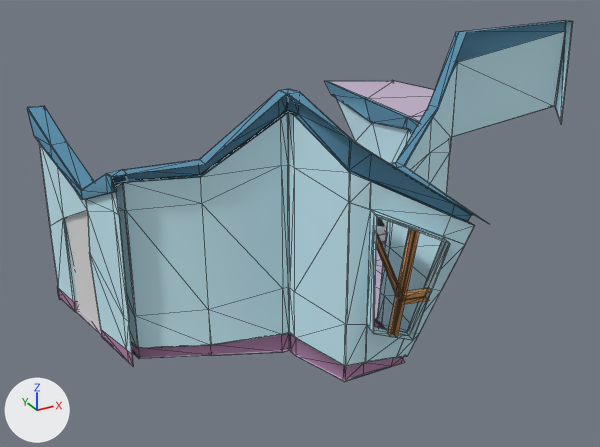
The FBX model Assets/Art/Environment/Child_Room.fbx, before and after one commit.
Both versions are drawn from a 50 mm camera at (-14.6, -25.2, 10.7) aimed at (-0.9, -0.3, -1.8). The axes (+X, +Y, +Z) are drawn at lower left. The lights are the same throughout. Mesh edges are drawn as thin lines on the coarser meshes. Where no turn or scale is listed for an object, it has been applied to the vertices. Vertices at the same position are counted once.

Names of what the first picture shows: 'Child_Room', 'Puerta'.
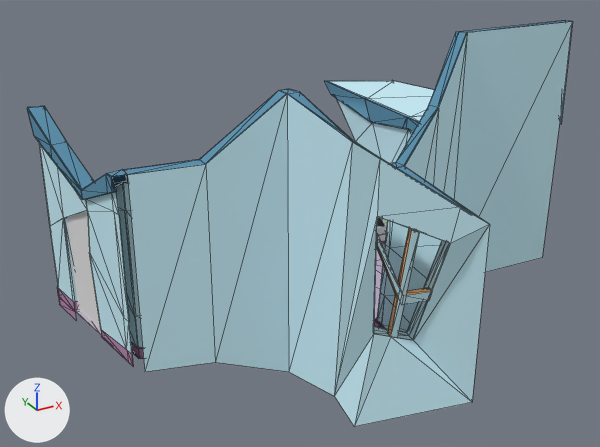
Where the change shows, as pixel boxes (x1, y1, x2, y2) in the pictures (600 x 447 px):
'Child_Room', reshaped (12% taller): before (27, 21, 573, 382); after (27, 21, 573, 427)
part 1 of me_mesh, added (cyan): after (128, 21, 573, 427)
part 2 of me_mesh, added: after (58, 296, 76, 320)
part 3 of me_mesh, recoloured (grey to cyan): (329, 81, 434, 121) in both
part 4 of me_mesh, recoloured (blue): before (457, 22, 566, 62)

What the commit changed:
me_mesh is used by ob_child_room; location (0.0, 0.0, 0.0).
Verts and faces of me_mesh; kept vertices keep their numbers, new ones are numbered from 732.
Before the commit, vertices of me_mesh: 361 (-9.1, 4.2, -4.8) at pixel (58, 296), 366 (-8.8, 2.7, -4.8) at pixel (75, 312), 412 (-9.1, 4.3, -4.8) at pixel (58, 295), 422 (-8.4, 2.6, -4.8), 424 (-8.7, 4.3, -4.8).
me_mesh had 732 vertices, 1327 faces and spanned x -9.2..9.2, y -8.2..8.2, z -5.3..5.2.
me_mesh now has 747 vertices, 1370 faces and spans x -9.2..9.2, y -8.2..8.2, z -5.8..5.2.
Part 1, on me_mesh:
10 vertices are added at x -7.8..9.2, y -8.2..-2.0, z -5.8..-4.5.
35 new faces join them, mat_material__11 (cyan #caf0fb).
Part 2, on me_mesh:
New vertices 732 to 736 stand at vertices 361, 366, 412, 422, 424, in that order, plus (0.0, 0.0, -0.4).
New faces: (361, 732, 366), (366, 732, 733), (422, 735, 424), (424, 735, 736), (412, 424, 736), (412, 736, 734) (mat_material__14 (pink #b385ad)).
New faces: (361, 412, 734), (361, 734, 732) (mat_material__14 (pink #b385ad)).
me_mesh part 3: 6 faces spanning x 4.8..9.2, y -2.4..8.0, z 1.0..1.9 switch from mat_material__12 (light grey #c0b0c8) to mat_material__11 (cyan #caf0fb).
me_mesh part 4: 2 faces spanning x 4.8..9.2, y -2.4..-1.7, z 3.9..5.2 switch from mat_material__13 (blue #5890ad) to mat_material__11 (cyan #caf0fb).
